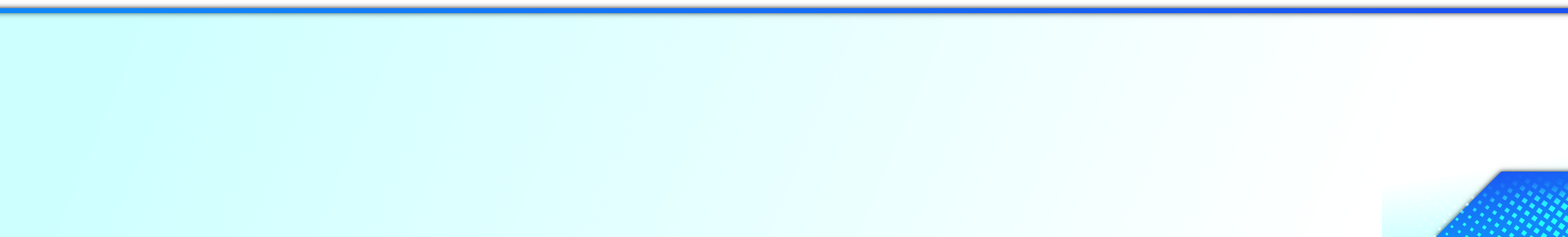
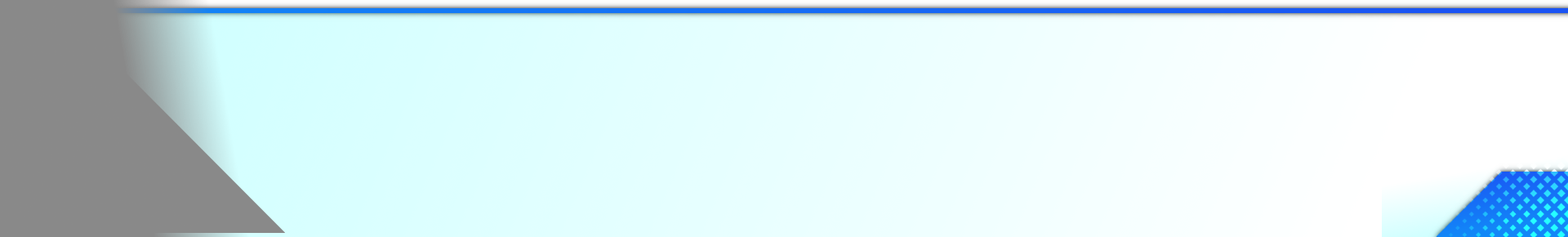
Comparing the layer stacks of the two (1568, 237) images. Changes:
added layer "Layer #2" (erase) above "Layer copy" over [0, 0, 250, 237]
added layer "Layer copy" (erase) above "Layer Group" over [0, 4, 286, 233]
added layer "monochrome diamond.png copy" (overlay) in group "Layer Group" over [1407, 160, 1568, 237]
hid "monochrome diamond.png" over [1407, 160, 1568, 237]
